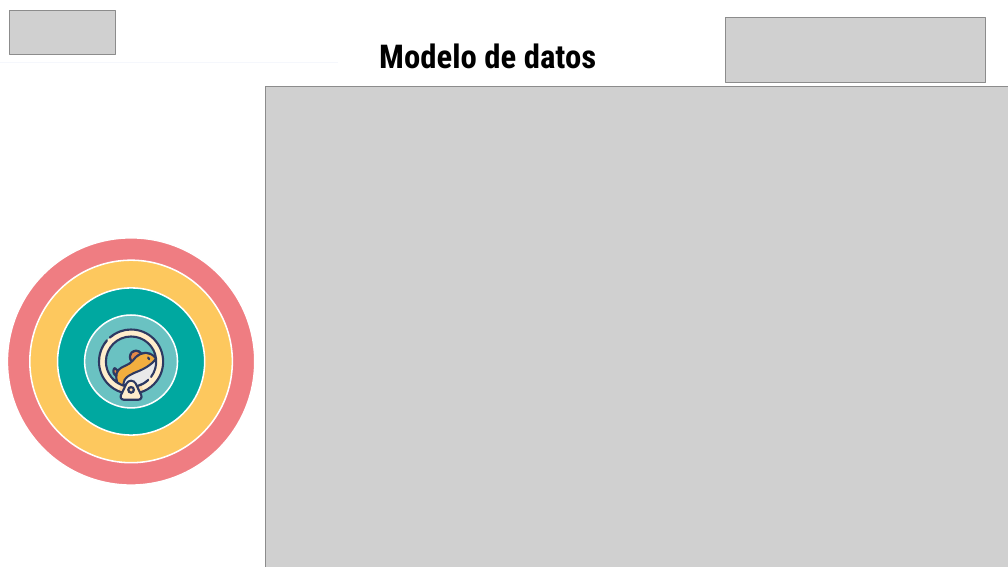
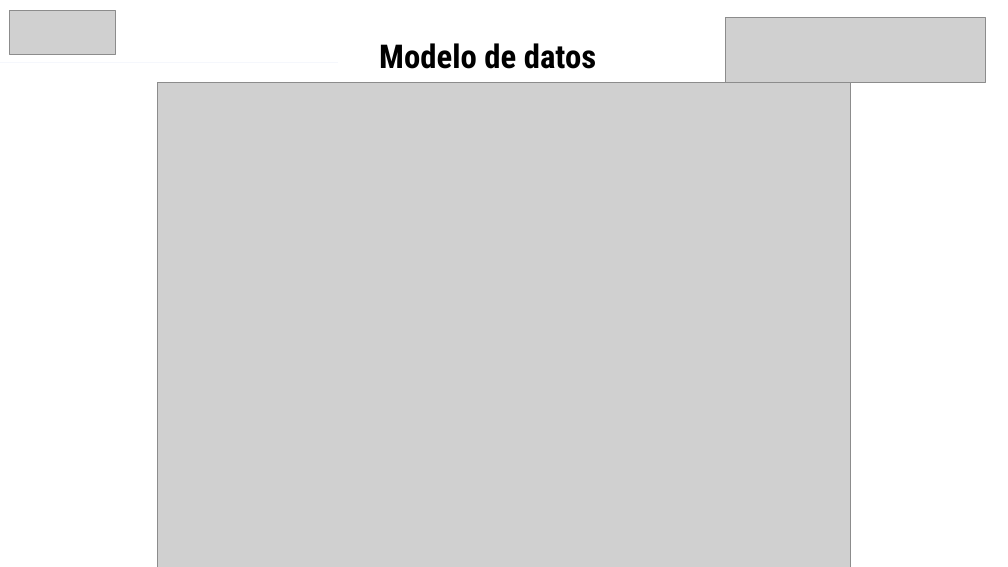
Before and after one commit to Kazeai-chan/Capstone_MyPet, a slide deck: slide 9 of Fase 2/Evidencias Proyecto/Presentación Proyecto.pptx. Drawn at 1008x567 pixels with LibreOffice and Linux fonts; fonts in the diff are those of the drawing; grey boxes stand for pictures. Boxes give left, top, right and bottom in pixels: in the first picture for what was removed or moved away, otherwise in the second. Text is boxed around its words. In the diff, an @@ line names an element or a change of style, - is before the commit and + after.

```diff
--- a/Fase 2/Evidencias Proyecto/Presentación Proyecto.pptx
+++ b/Fase 2/Evidencias Proyecto/Presentación Proyecto.pptx
@@ picture: place and size @@
-picture at <box>265,86,1008,567</box>
+picture at <box>157,82,851,567</box>
@@ ellipse removed at <box>8,238,255,485</box> @@
@@ ellipse removed at <box>29,260,232,463</box> @@
@@ ellipse removed at <box>57,288,205,436</box> @@
@@ ellipse removed at <box>85,315,178,408</box> @@
@@ group removed at <box>98,329,165,402</box>: 11 freeform shapes @@
```
Also in this commit, not shown: 9 other slides changed, 8 other files.
